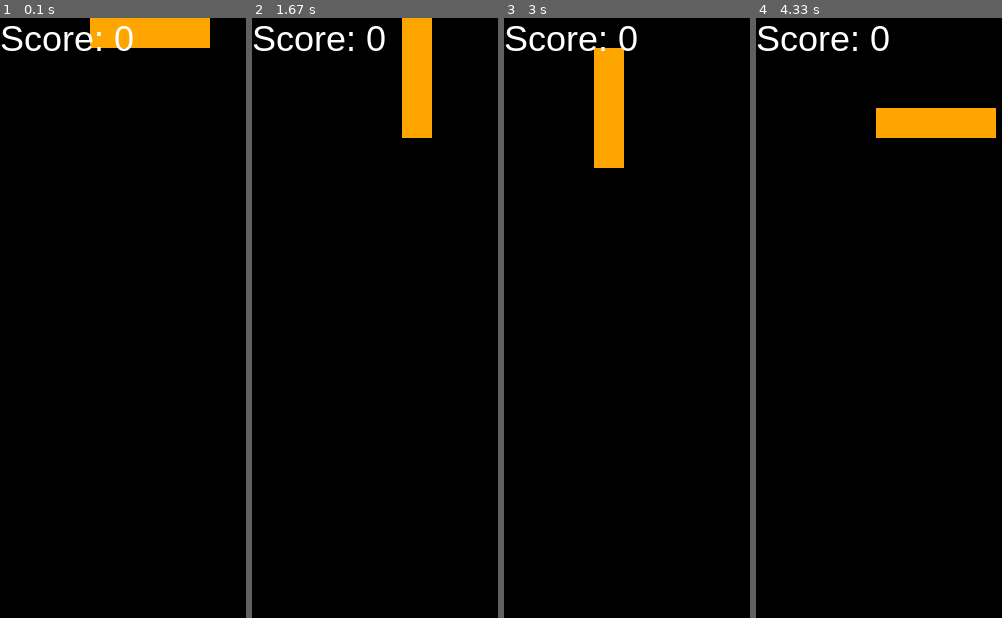
Above: before the commit, frames 1-4 (left to right).
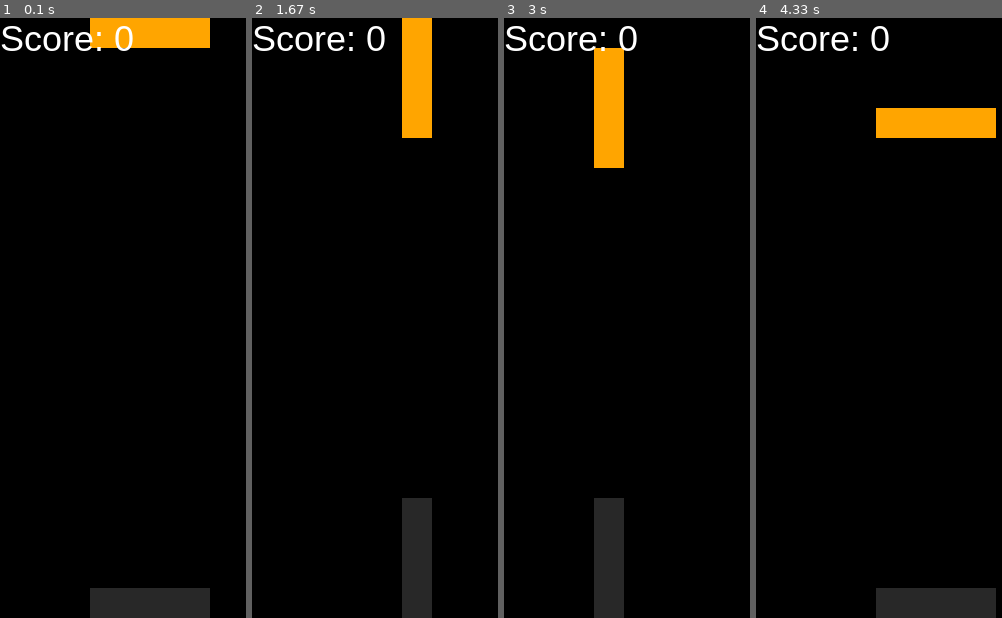
Above: after the commit, the same moments.

Repository: MowMiKubek/pygame-tetris
Game: pygame game, started from main.py
The game is run twice, just before and just after one commit, with the same random seed, the same clock (stepped at 60 frames per second) and the same inputs.
Inputs:
- Up to frame 1 (0.1 s): no input
- Up to frame 2 (1.67 s): hold Right 0.33-0.8 s; hold Up 0.83-1.13 s; hold Right 1.17-1.63 s
- Up to frame 3 (3 s): hold Left 1.67-2.2 s; hold Down 2.23-2.53 s; hold Left 2.57-2.97 s
- Up to frame 4 (4.33 s): hold Up 3-3.37 s; hold Right 3.4-4.03 s; hold Down from 4.07 s (still down)

The runs differ from the first frame. In frame 1, 2.4% of the frame differs, in the area x 36-86%, y 95-100%; in frame 2, 2.4%; in frame 3, 2.4%; in frame 4, 2.4%.

Commit message:
Add shadow piece and display game over at the end

Diff:
--- a/main.py
+++ b/main.py
@@ -115,10 +115,20 @@
     return True
 
 
+def place_ghost(grid, tetromino):
+    while valid_move(tetromino.shape, grid, (tetromino.x, tetromino.y + 1)):
+        tetromino.y += 1
+    tetromino.color = (40, 40, 40)
+    return tetromino
+
+
 grid = [[0 for _ in range(GRID_WIDTH)] for _ in range(GRID_HEIGHT)]
 
 running = True
 current_tetromino = Tetromino()
+ghost_tetromino = deepcopy(current_tetromino)
+ghost_tetromino.color = (20, 20, 20)
+ghost_tetromino = place_ghost(grid, ghost_tetromino)
 
 fall_speed = 500
 fall_time = 0
@@ -177,8 +187,13 @@
                 if not valid_move(current_tetromino.shape, grid, (current_tetromino.x, current_tetromino.y)):
                     current_tetromino = backup_tetromino
 
+    ghost_tetromino = deepcopy(current_tetromino)
+    ghost_tetromino = place_ghost(grid, ghost_tetromino)
+
     draw_grid(screen, grid)
+    draw_tetromino(screen, ghost_tetromino)
     draw_tetromino(screen, current_tetromino)
+
 
     text_score = score_font.render(f"Score: {game_score}", True, (255, 255, 255))
     text_rect = text_score.get_rect(topleft=(0, 0))
@@ -193,6 +208,10 @@
             running = False
             pygame.quit()
 
+    font_game_over = pygame.font.SysFont("Comic Sans MS", 50)
+    text_game_over = font_game_over.render(f"Game Over", True, (255, 0, 0))
+    text_rect = text_game_over.get_rect(center=(SCREEN_WIDTH // 2, SCREEN_HEIGHT // 2))
+    screen.blit(text_game_over, text_rect)
+
     clock.tick()
-
     pygame.display.flip()
